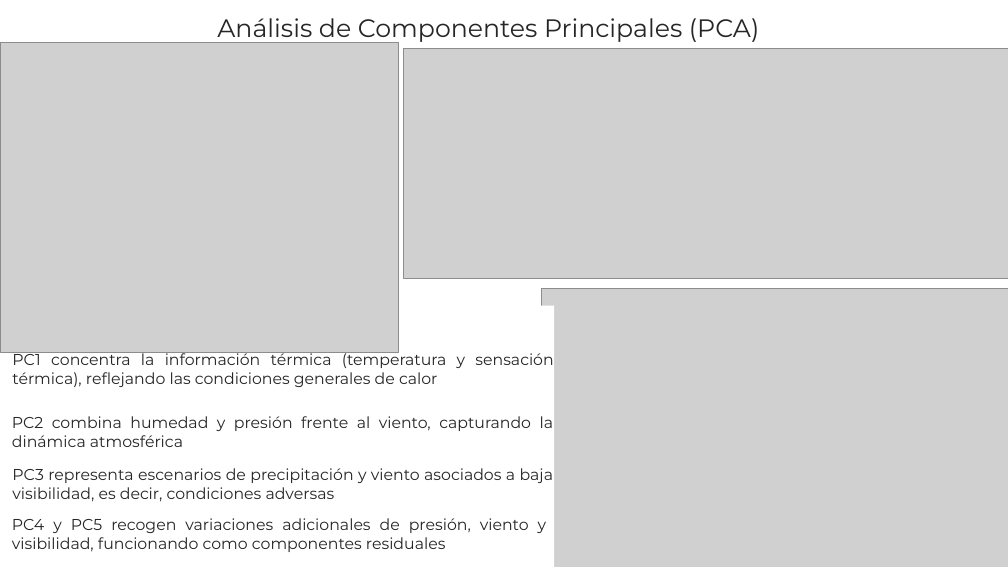
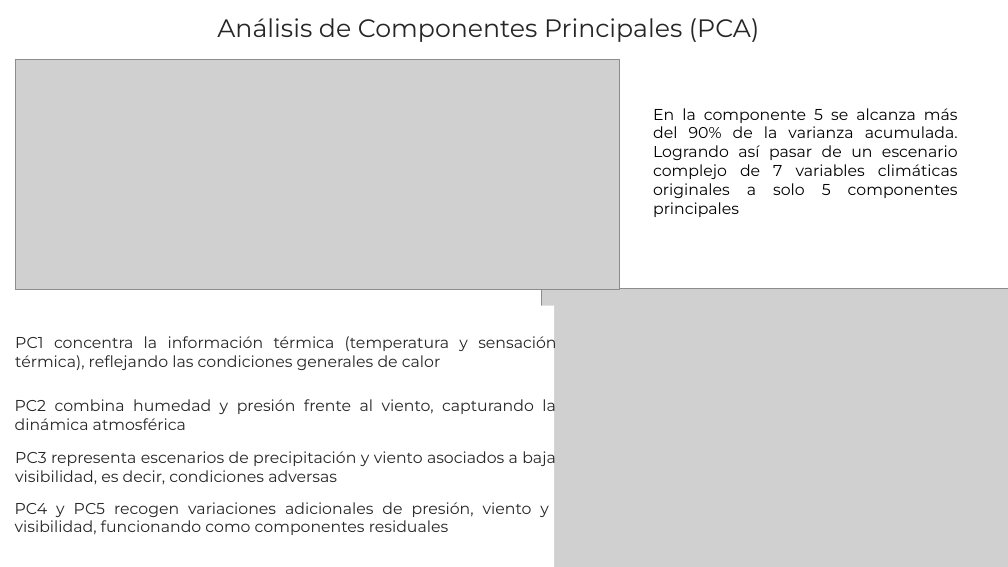
Before and after one commit to KAGmay05/Traffic_Accidents_Stats_Analysis, a slide deck: slide 8 of Presentación.pptx. Drawn at 1008x567 pixels with LibreOffice and Linux fonts; fonts in the diff are those of the drawing; grey boxes stand for pictures. Boxes give left, top, right and bottom in pixels: in the first picture for what was removed or moved away, otherwise in the second. Text is boxed around its words. In the diff, an @@ line names an element or a change of style, - is before the commit and + after.

Commit message:
presentacion

```diff
--- a/Presentación.pptx
+++ b/Presentación.pptx
@@ picture removed at (0, 43, 399, 352) @@
@@ picture: place and size @@
-picture at (404, 48, 1008, 279)
+picture at (15, 59, 619, 290)
@@ text added at (653, 108, 958, 217), 15 pt, text #000000 @@
+En la componente 5 se alcanza más del 90% de la varianza acumulada. Logrando así pasar de un escenario complejo de 7 variables climáticas originales a solo 5 componentes principales
@@ 4 texts: place and size @@
-4 texts at (12, 350, 554, 552)
+4 texts at (15, 334, 556, 535)
```
Also in this commit, not shown: 12 other files.
